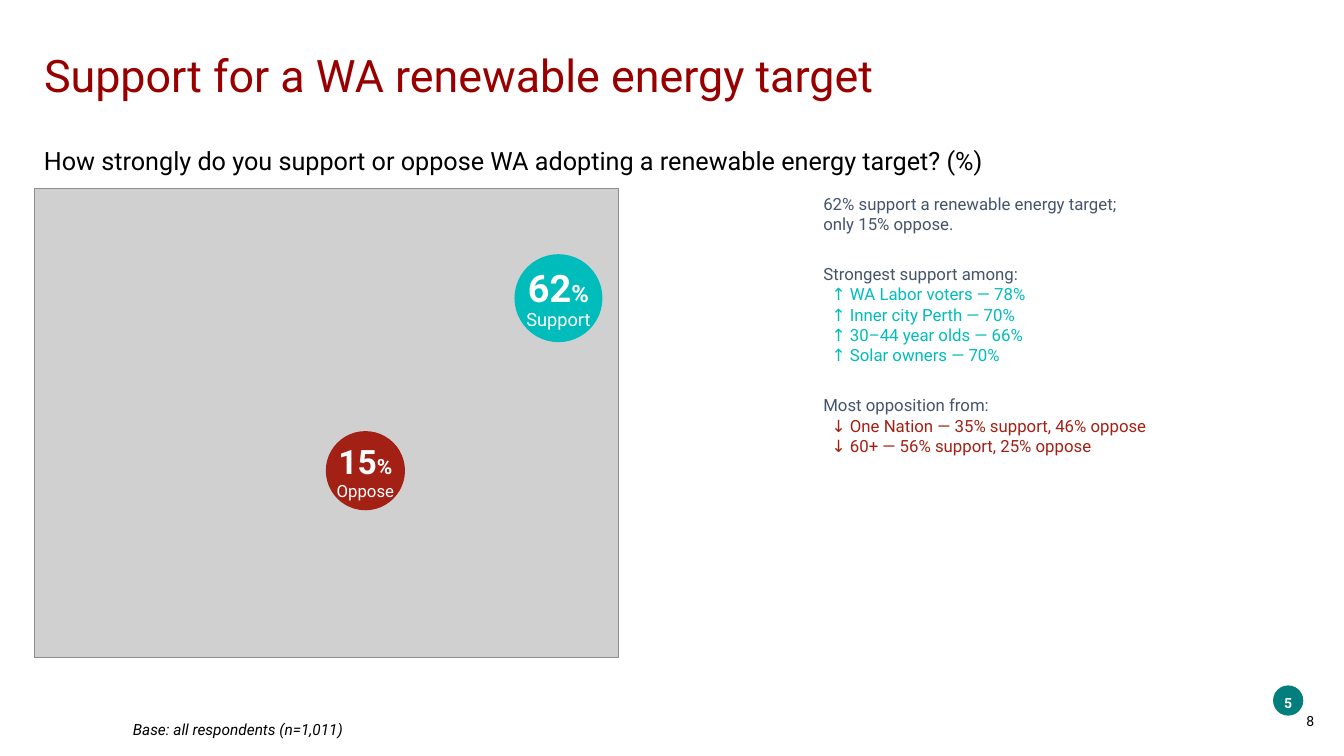
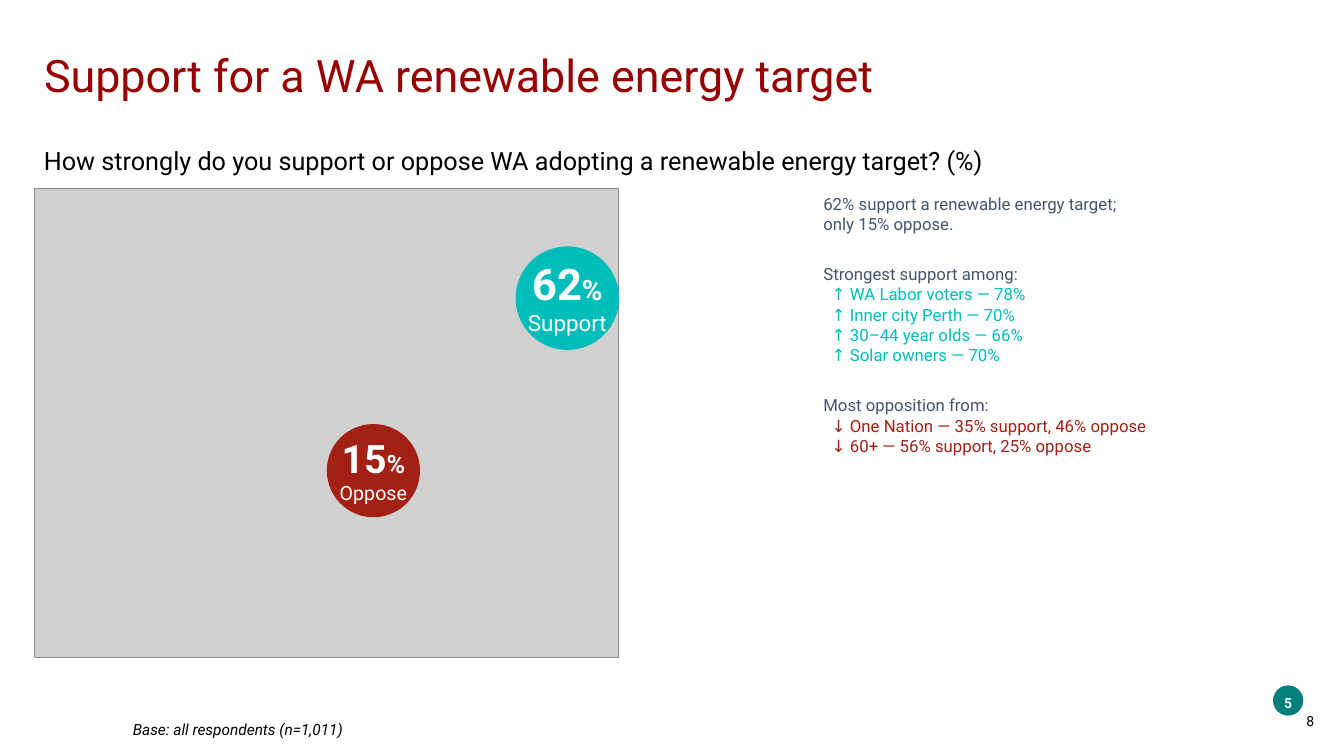
Before and after one commit to ThomasB4242/Test-1, a slide deck: slide 8 of sample_data/wa_energy_output.pptx. Drawn at 1344x756 pixels with LibreOffice and Linux fonts; fonts in the diff are those of the drawing; grey boxes stand for pictures; background and template pictures are left out. Boxes give left, top, right and bottom in pixels: in the first picture for what was removed or moved away, otherwise in the second. Text is boxed around its words. In the diff, an @@ line names an element or a change of style, - is before the commit and + after.

```diff
--- a/sample_data/wa_energy_output.pptx
+++ b/sample_data/wa_energy_output.pptx
@@ text "62%" at (532,268,582,301): size 27 to 31 pt, size 17 to 20 pt in "62%" @@
@@ ellipse: place and size @@
-ellipse at (514,254,602,342)
+ellipse at (516,246,620,350)
@@ text "Support" at (528,315,607,337): size 13 to 16 pt @@
@@ text "15%" at (342,445,387,474): size 24 to 28 pt, size 15 to 18 pt in "15%" @@
@@ ellipse: place and size @@
-ellipse at (326,432,405,511)
+ellipse at (327,424,419,517)
@@ text "Oppose" at (340,486,407,506): size 12 to 14 pt @@
```
Also in this commit, not shown: 2 other slides changed, 5 other files.
